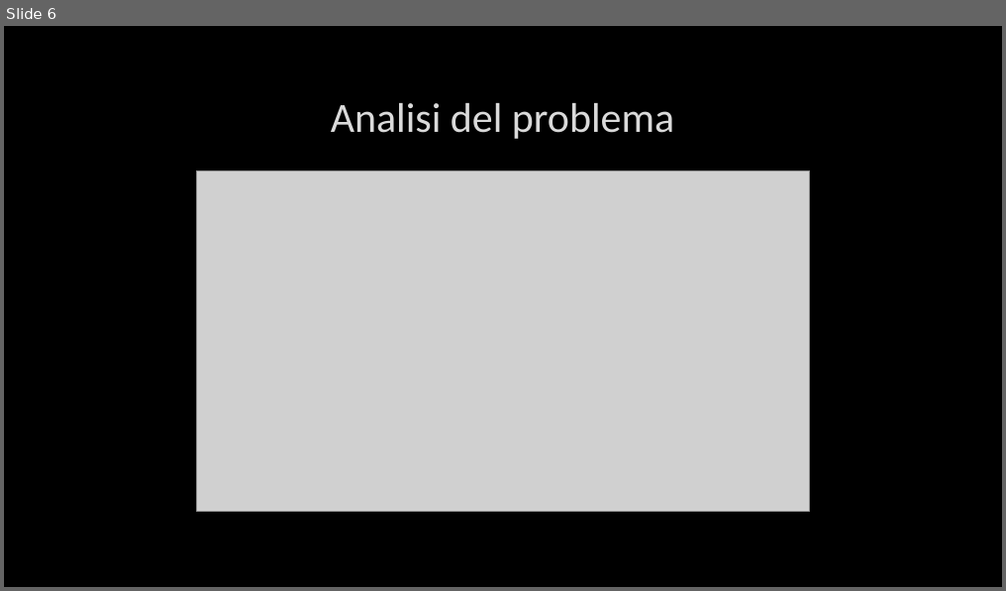
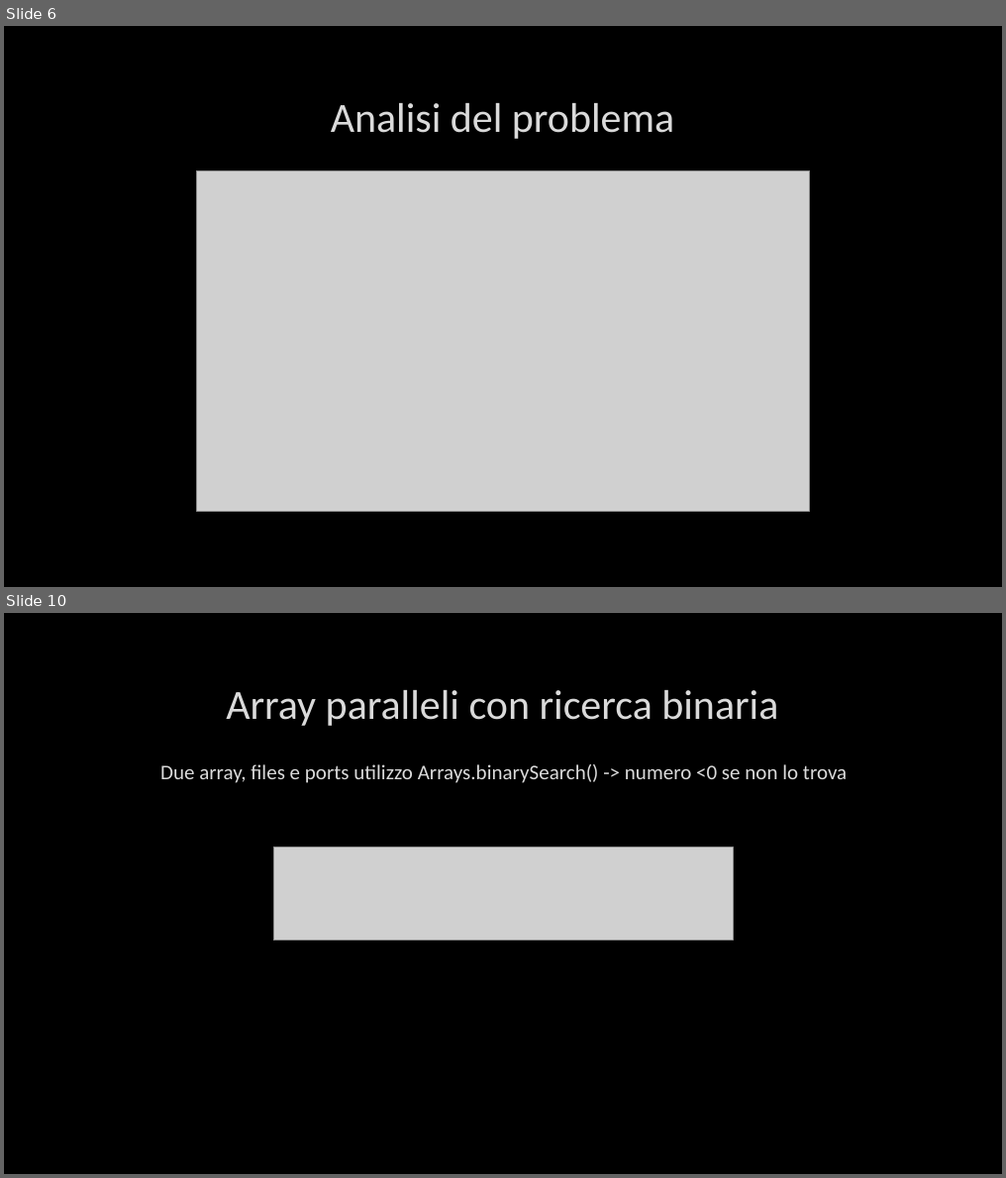
Before and after one commit to timeofview/reti-di-calcolatori, a slide deck: Esercitazione 1.pptx. Shown one above the other, each under a label of ours: slide 6 before the commit, slides 6 and 10 after it; the slides between them are not shown. The pictures are 1006x591 and 1006x1178 pixels, drawn with LibreOffice and Linux fonts; fonts in the diff are those of the drawing; grey boxes stand for pictures; background and template pictures are left out. Boxes give left, top, right and bottom in pixels: in the first picture for what was removed or moved away, otherwise in the second. Text is boxed around its words. In the diff, an @@ line names an element or a change of style, - is before the commit and + after.

```diff
--- a/Esercitazione 1.pptx
+++ b/Esercitazione 1.pptx
@@ slide 10 added at (4, 613, 1002, 1174), background picture (left out) @@
@@ title added at (226, 690, 778, 726), 40 pt, text #DADADA @@
+Array paralleli con ricerca binaria
@@ text added at (160, 764, 846, 783), 20 pt, text #DADADA @@
+Due array, files e ports utilizzo Arrays.binarySearch() -> numero <0 se non lo trova
@@ picture added at (273, 847, 734, 940) @@
```
Also in this commit, not shown: 15 other slides added.
